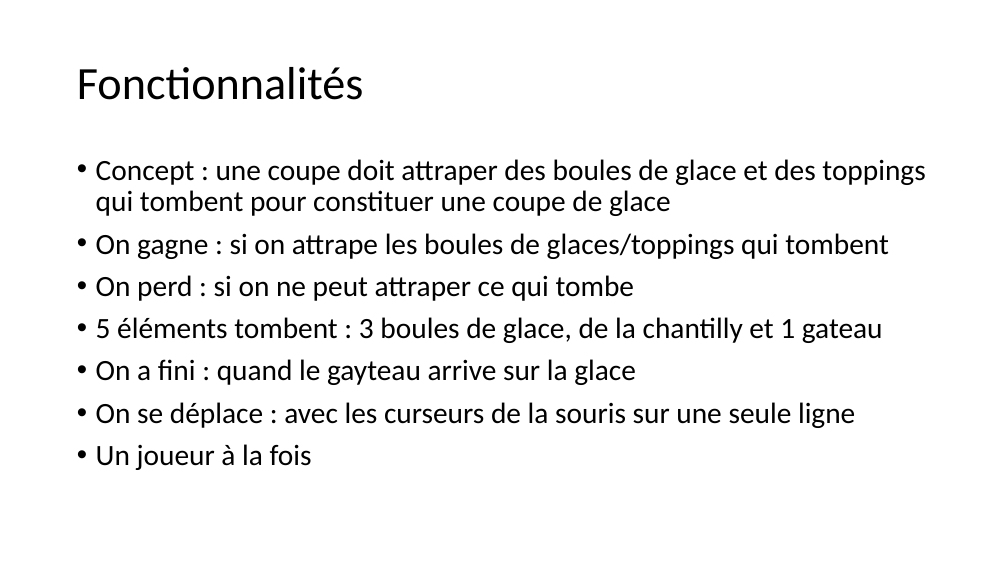
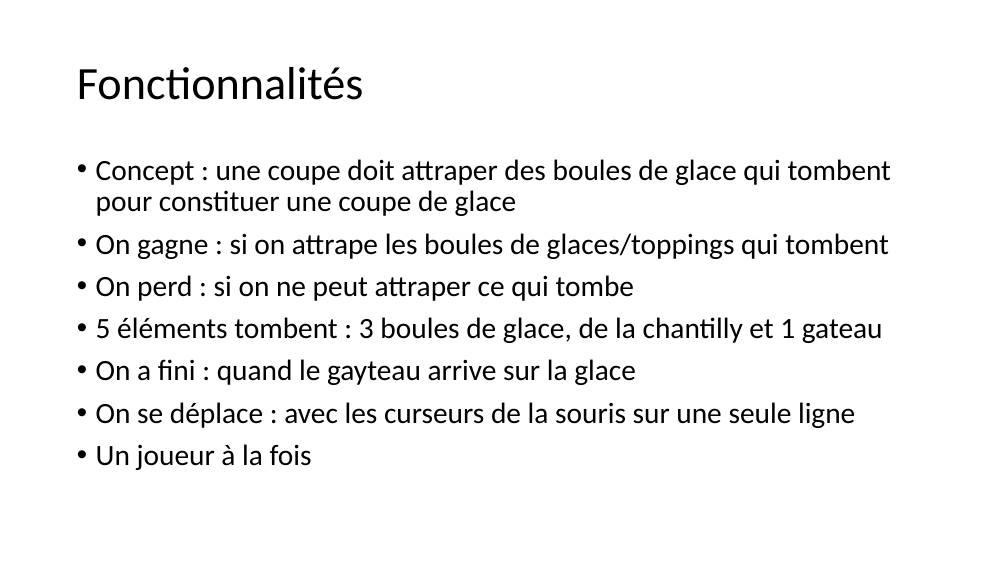
Before and after one commit to eblancardi/Ironhack-Project1-Game, a slide deck: slide 2 of Specs/20191028 Ironhack Project1 Spec.pptx. Drawn at 1008x567 pixels with LibreOffice and Linux fonts; fonts in the diff are those of the drawing. Boxes give left, top, right and bottom in pixels: in the first picture for what was removed or moved away, otherwise in the second. Text is boxed around its words. In the diff, an @@ line names an element or a change of style, - is before the commit and + after.

```diff
--- a/Specs/20191028 Ironhack Project1 Spec.pptx
+++ b/Specs/20191028 Ironhack Project1 Spec.pptx
@@ text at box(96, 159, 891, 216): text changed @@
-• Concept : une coupe doit attraper des boules de glace et des toppings qui tombent pour constituer une coupe de glace
+• Concept : une coupe doit attraper des boules de glace qui tombent pour constituer une coupe de glace
```
Also in this commit, not shown: 5 other files.
